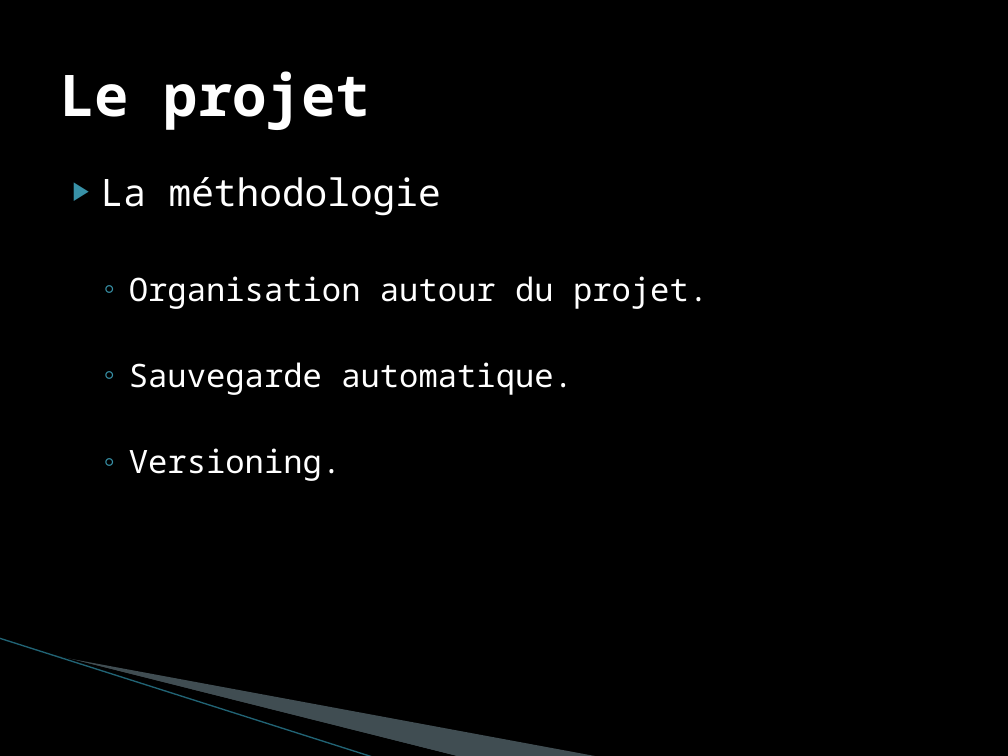
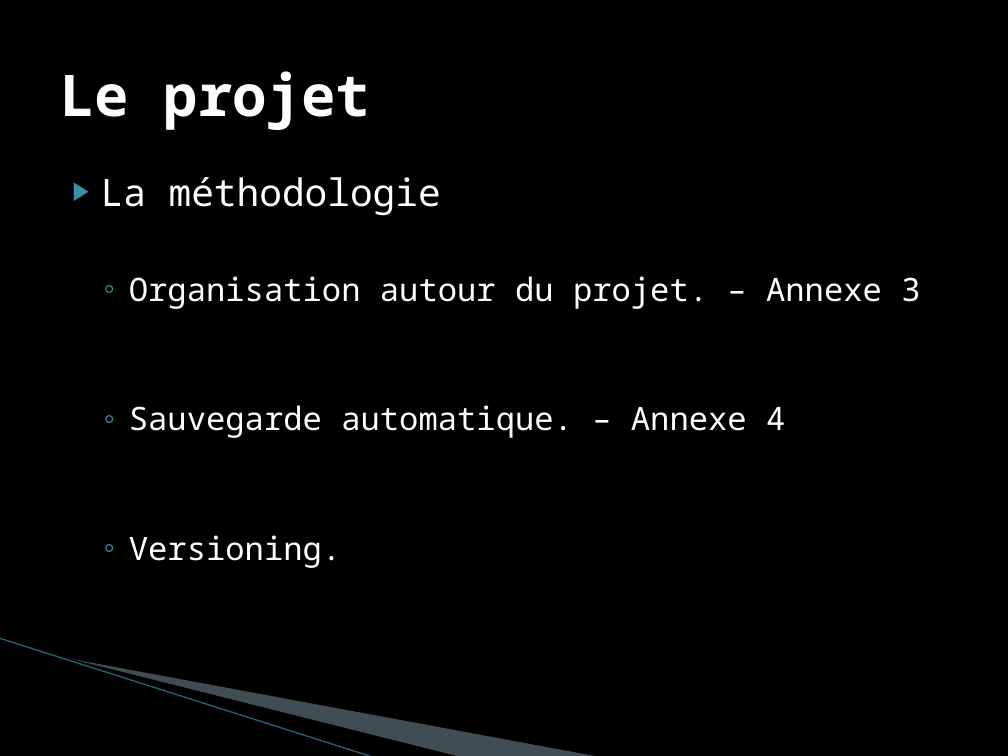
Before and after one commit to AurelienHarle/SuiviStagiaire, a slide deck: slide 8 of doc/Rapport de stage/Presentation suivi de stagiaire.pptx. Drawn at 1008x756 pixels with LibreOffice and Linux fonts; fonts in the diff are those of the drawing; background and template pictures are left out. Boxes give left, top, right and bottom in pixels: in the first picture for what was removed or moved away, otherwise in the second. Text is boxed around its words. In the diff, an @@ line names an element or a change of style, - is before the commit and + after.

```diff
--- a/doc/Rapport de stage/Presentation suivi de stagiaire.pptx
+++ b/doc/Rapport de stage/Presentation suivi de stagiaire.pptx
@@ text at <box>129,276,920,438</box>: text changed @@
-  ◦ Organisation autour du projet.
-  ◦ Sauvegarde automatique.
+  ◦ Organisation autour du projet. – Annexe 3
+  ◦ Sauvegarde automatique. – Annexe 4
```
Also in this commit, not shown: 10 other slides changed, 1 slide added, 2 other files.
